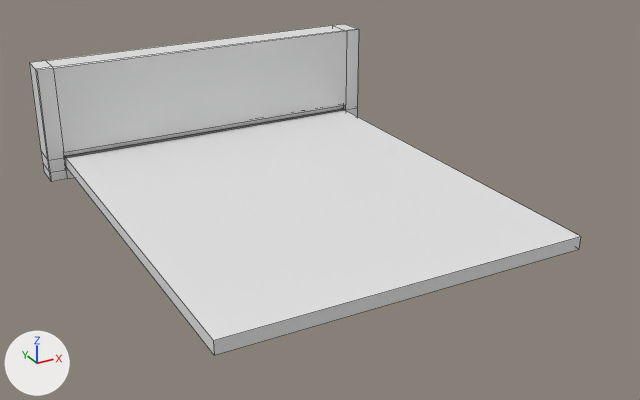
The Blender file blender/Bat Holder.blend as it was, and as the next commit left it.
Camera for both pictures: a camera (50 mm lens) standing at (-0.0737, -0.1468, 0.0691) and looking at (0.0036, -0.0063, -0.0012). Every picture has the same lights, and +X, +Y and +Z are marked at lower left. The picture after the commit comes second. Mesh edges are drawn as thin lines.
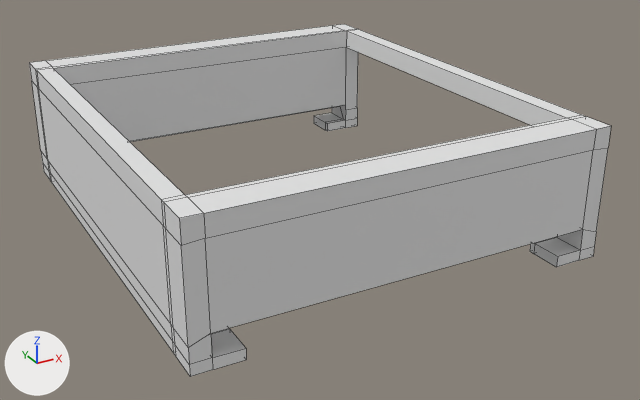
Pixel boxes [x1, y1, x2, y2] of what changed, in the pictures (640 x 400 px):
```json
{"object": "Plane.002", "change": "reshaped", "before": [29, 24, 359, 182], "after": [29, 24, 611, 377], "on screen": "76% wider, 123% taller"}
{"object": "Plane", "change": "hidden", "before": [64, 109, 581, 355]}
{"object": "Plane.001", "change": "deleted", "before": [69, 109, 344, 157]}
{"part": 1, "of": "me_plane_002", "change": "built on", "before": [31, 29, 359, 182], "after": [31, 29, 611, 377]}
```

Scene script edits in JSON lines:
```json
{"block": "me_plane_002", "where": "# used by ob_plane_002; location = (-0.0315, 0.0415, 0.0)"}
{"op": "remove", "block": "me_plane_002", "code": "me_plane_002.from_pydata(...)  # 64 vertices, 59 faces; spans x -0.0073..0.0703, y -0.0035..0.0035, z -0.0049..0.02"}
{"op": "add", "block": "me_plane_002", "code": "me_plane_002.from_pydata(...)  # 148 vertices, 142 faces; spans x -0.0073..0.0703, y -0.0865..0.0035, z -0.0049..0.02"}
{"block": "me_plane_002", "change": "me_plane_002 part 1"}
{"block": "me_plane_002", "change": "13 faces are deleted"}
{"block": "me_plane_002", "change": "4 vertices in x -0.0038..0.0668, y -0.0025, z 0.0..0.0013 move by (0.0, 0.0021, 0.0)"}
{"block": "me_plane_002", "change": "26 vertices are added at x -0.0038..0.0703, y -0.0865..-0.0795, z -0.0049..0.0163"}
{"block": "me_plane_002", "change": "12 new vertices lie (0.0, -0.076, 0.0) away from vertices in x -0.0073..0.0703, y -0.0035, z -0.0049..0.02"}
{"block": "me_plane_002", "change": "14 new vertices lie (0.0, 0.0, -0.004) away from vertices in x -0.0073..0.0703, y -0.0795..0.0035, z 0.02"}
{"block": "me_plane_002", "change": "14 new vertices lie (0.0, -0.001, 0.0) away from vertices in x -0.0073..0.0703, y -0.0795, z -0.0049..0.02"}
{"block": "me_plane_002", "change": "13 new vertices lie (0.0, -0.006, 0.0) away from vertices in x -0.0073..0.0703, y -0.0805, z -0.0049..0.02"}
{"block": "me_plane_002", "change": "5 new vertices lie (0.0, 0.0, -0.0021) away from vertices in x 0.0668..0.0703, y -0.0865..-0.0795, z -0.0028"}
{"block": "me_plane_002", "change": "96 new faces join them"}
{"op": "add", "block": "ob_plane", "code": "ob_plane.hide_set(True)"}
{"op": "remove", "block": "ob_plane_001", "code": ["ob_plane_001 = bpy.data.objects.new('Plane.001', me_plane_001)", "ob_plane_001.location = (-0.0315, 0.0415, 0.0)", "ob_plane_001.scale = (0.0035, 0.0035, 0.0035)"]}
```
